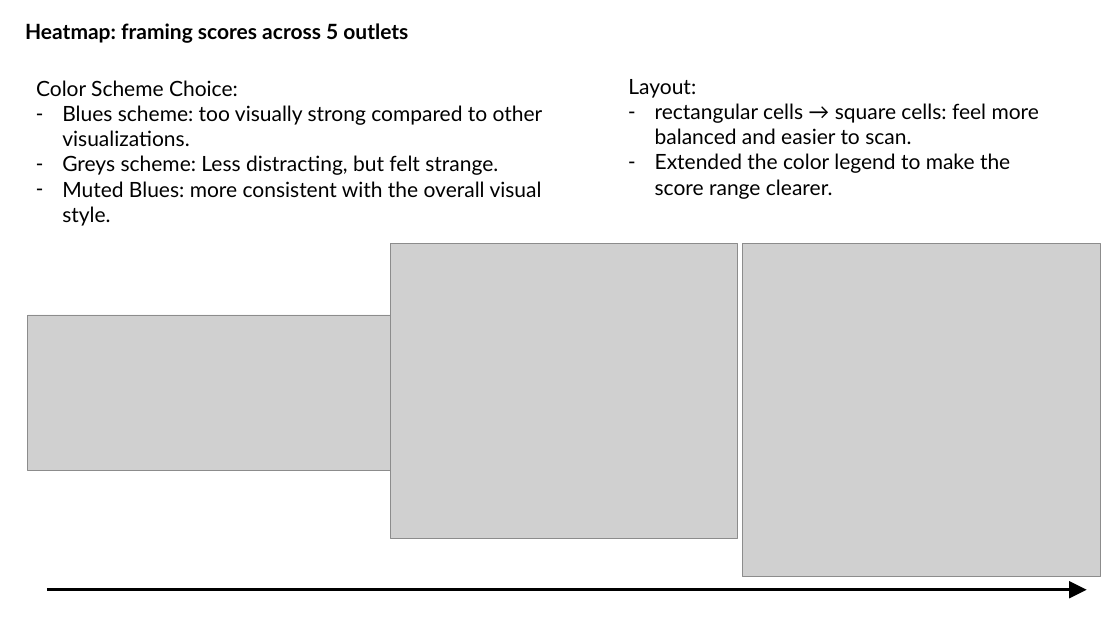
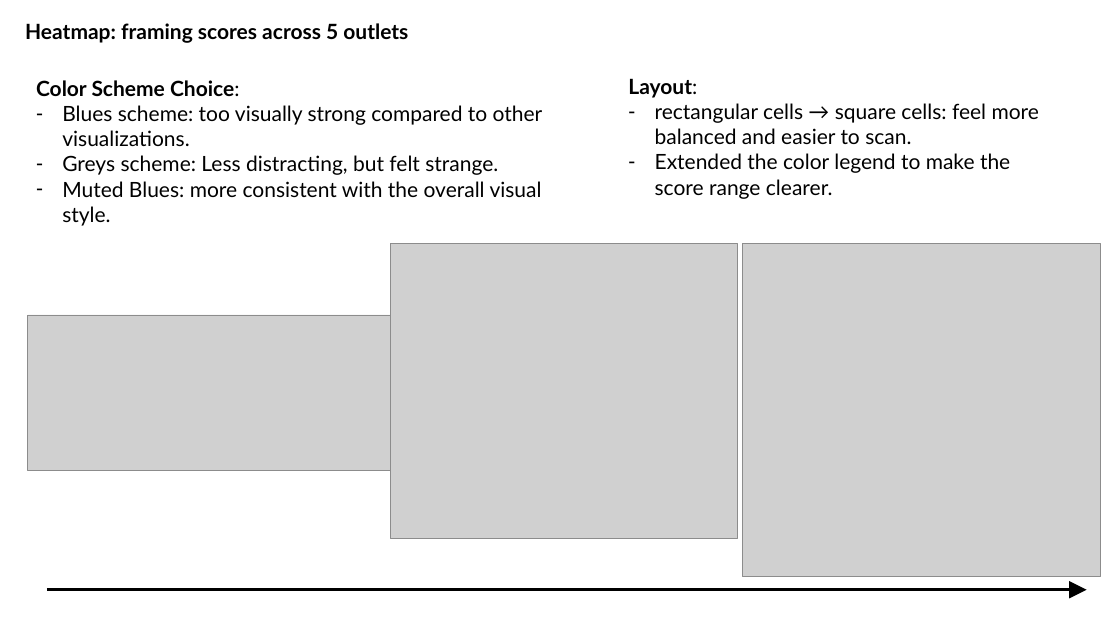
Before and after one commit to Data-Visualisation-Project-2026/data-visualisation-project, a slide deck: slide 4 of Process Book/Process Book.pptx (slide 2 before the commit). Drawn at 1120x630 pixels with LibreOffice and Linux fonts; fonts in the diff are those of the drawing; grey boxes stand for pictures. Boxes give left, top, right and bottom in pixels: in the first picture for what was removed or moved away, otherwise in the second. Text is boxed around its words. In the diff, an @@ line names an element or a change of style, - is before the commit and + after.

```diff
--- a/Process Book/Process Book.pptx
+++ b/Process Book/Process Book.pptx
@@ text at <box>36,80,240,96</box>: bold on in "Color Scheme Choice:" @@
@@ text at <box>628,78,697,98</box>: bold on in "Layout:" @@
```
Also in this commit, not shown: 1 other slide changed, 2 slides added.
